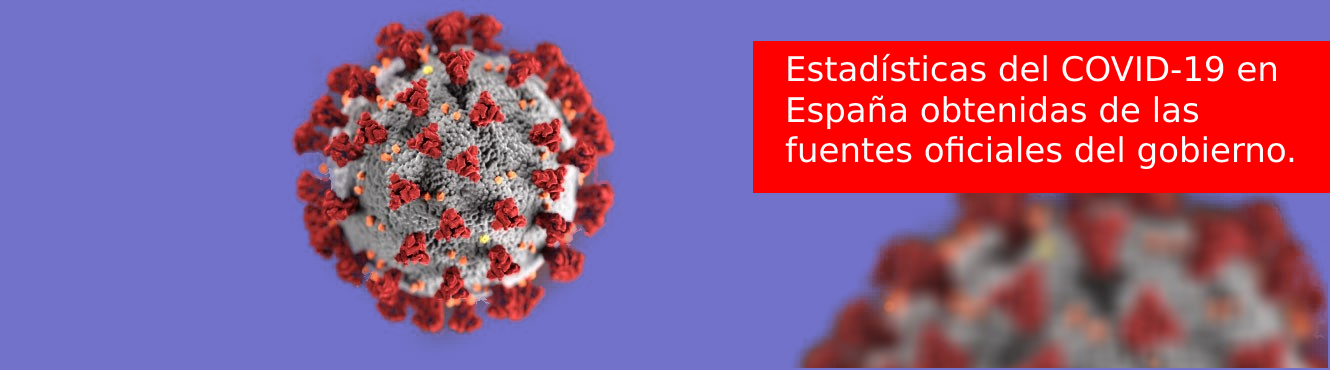
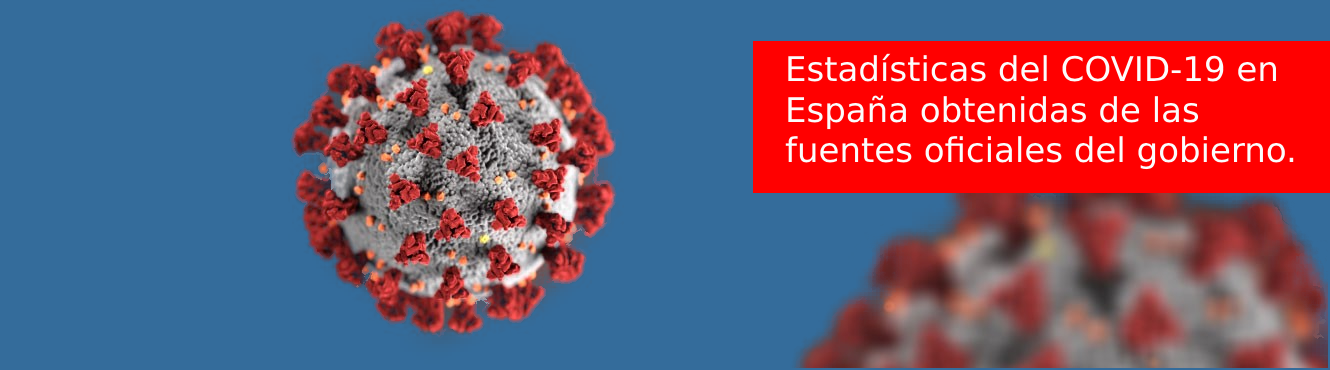
Two versions of the same layered image (1330px x 370px). Layer-by-layer changes:
painted on "backkk" over [0, 0, 1330, 370]
